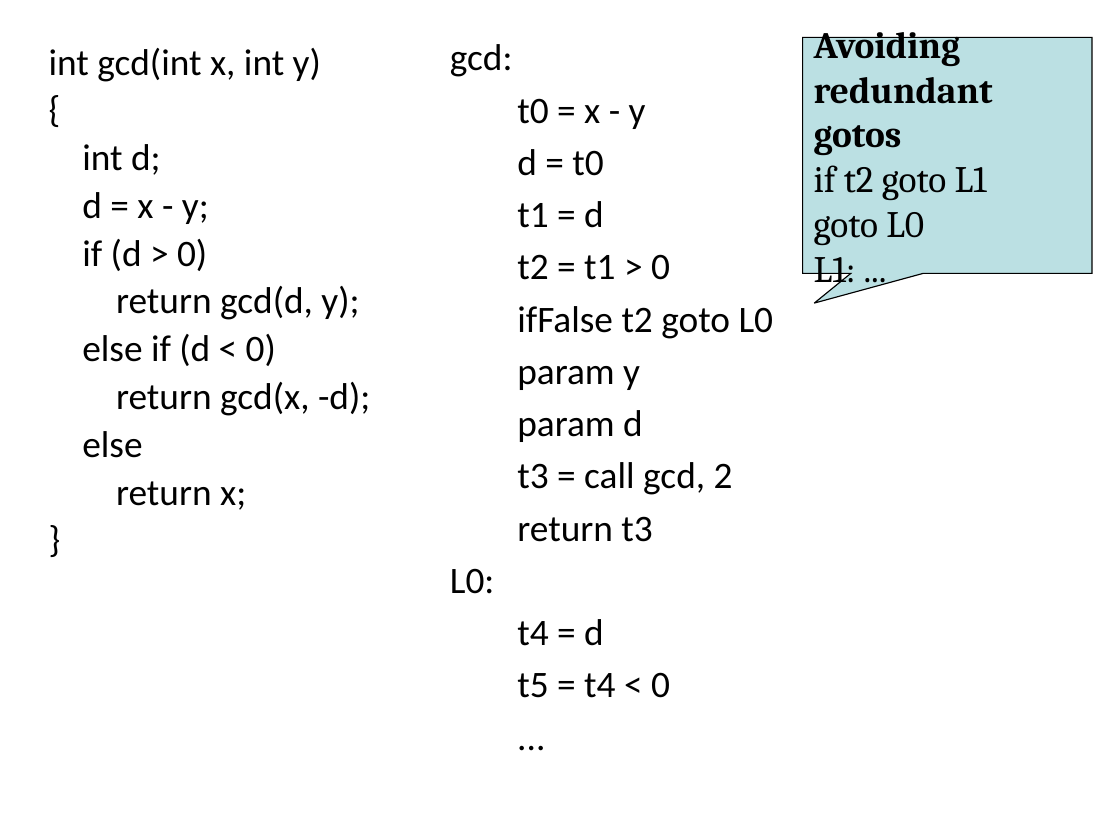
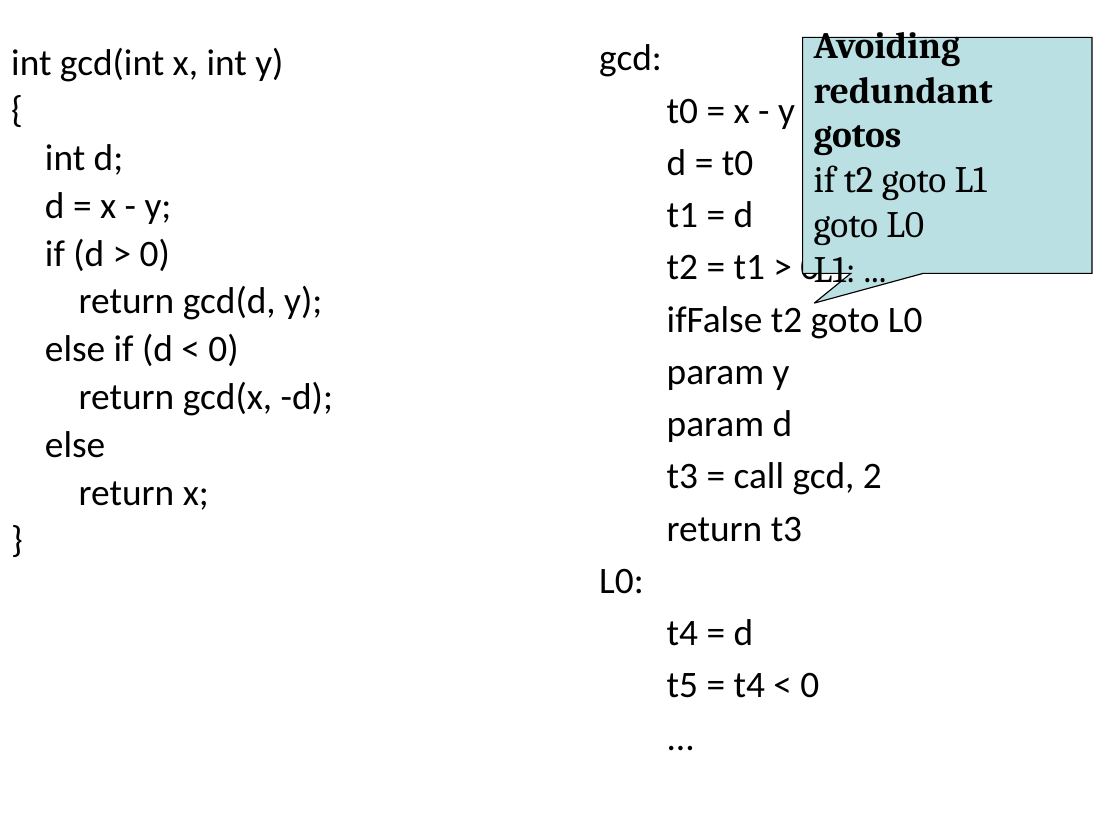
Before and after one commit to anoopsarkar/compilers-class, a slide deck: slide 9 of assets/ppt/codegen/ir.pptx. Drawn at 1120x840 pixels with LibreOffice and Linux fonts; fonts in the diff are those of the drawing. Boxes give left, top, right and bottom in pixels: in the first picture for what was removed or moved away, otherwise in the second. Text is boxed around its words. In the diff, an @@ line names an element or a change of style, - is before the commit and + after.

```diff
--- a/assets/ppt/codegen/ir.pptx
+++ b/assets/ppt/codegen/ir.pptx
@@ text "gcd:": place and size @@
-text "gcd:" at [450, 44, 774, 698]
+text "gcd:" at [599, 44, 923, 698]
@@ text "int gcd(int x, int y)": place and size @@
-text "int gcd(int x, int y)" at [49, 48, 370, 510]
+text "int gcd(int x, int y)" at [11, 48, 333, 510]
```
Also in this commit, not shown: 4 other slides changed, 5 other files.
